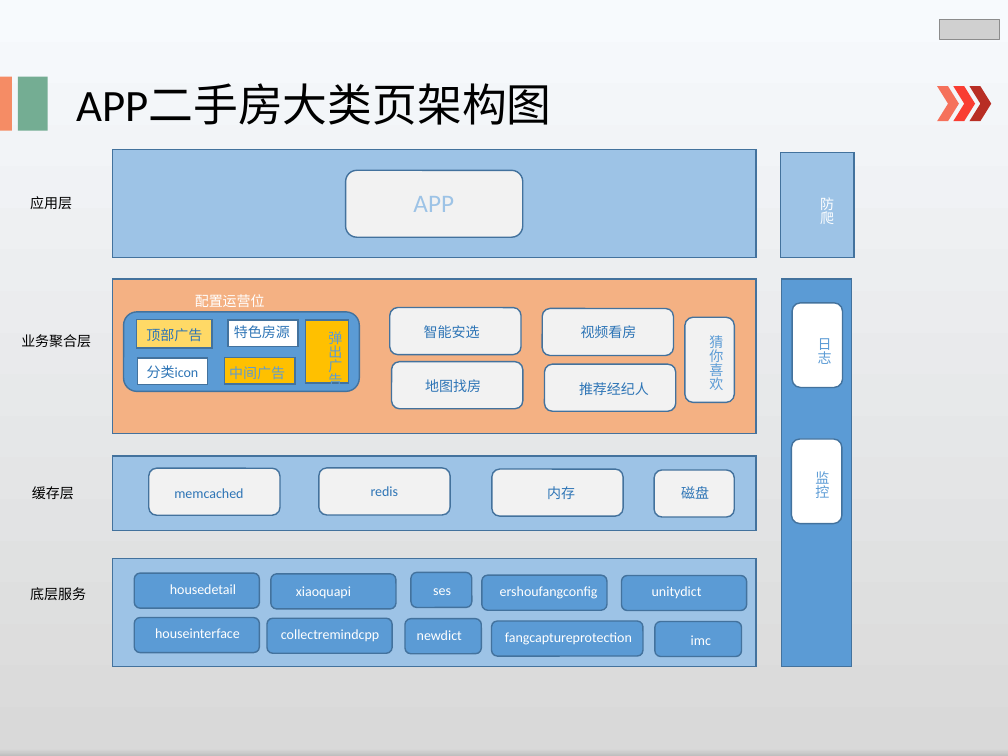
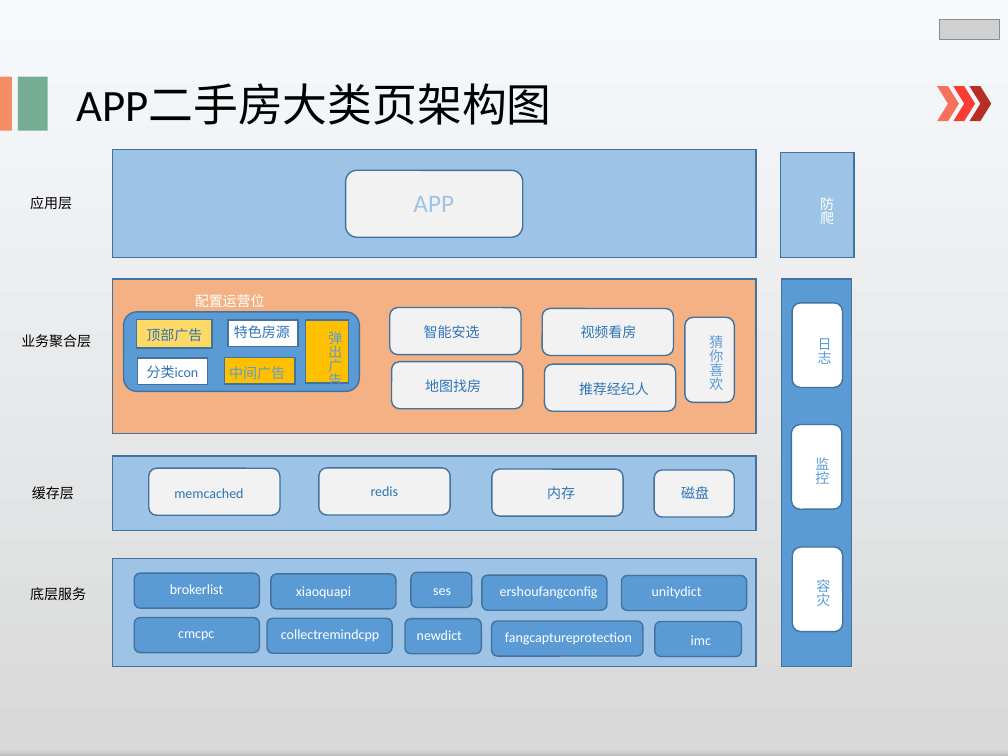
Before and after one commit to lspgithublxh/document, a slide deck: slide 6 of 业务文档跟踪/述职/shuzhi.pptx. Drawn at 1008x756 pixels with LibreOffice and Linux fonts; fonts in the diff are those of the drawing; grey boxes stand for pictures. Boxes give left, top, right and bottom in pixels: in the first picture for what was removed or moved away, otherwise in the second. Text is boxed around its words. In the diff, an @@ line names an element or a change of style, - is before the commit and + after.

```diff
--- a/业务文档跟踪/述职/shuzhi.pptx
+++ b/业务文档跟踪/述职/shuzhi.pptx
@@ rounded rectangle: place and size @@
-rounded rectangle at (791,438,842,523)
+rounded rectangle at (791,424,842,509)
@@ text "监控": place and size @@
-text "监控" at (815,471,829,498)
+text "监控" at (815,457,829,484)
@@ rounded rectangle added at (792,547,843,632), fill #FFFFFF, outline #43739E 1 pt @@
@@ text at (170,584,223,594): text changed @@
-housedetail
+brokerlist
@@ text added at (816,579,830,606), 10 pt, text #5B9BD5 @@
+容灾
@@ text at (178,631,214,641): text changed @@
-houseinterface
+cmcpc
```
Also in this commit, not shown: 2 other slides changed, 9 slides added, 1 slide removed.
